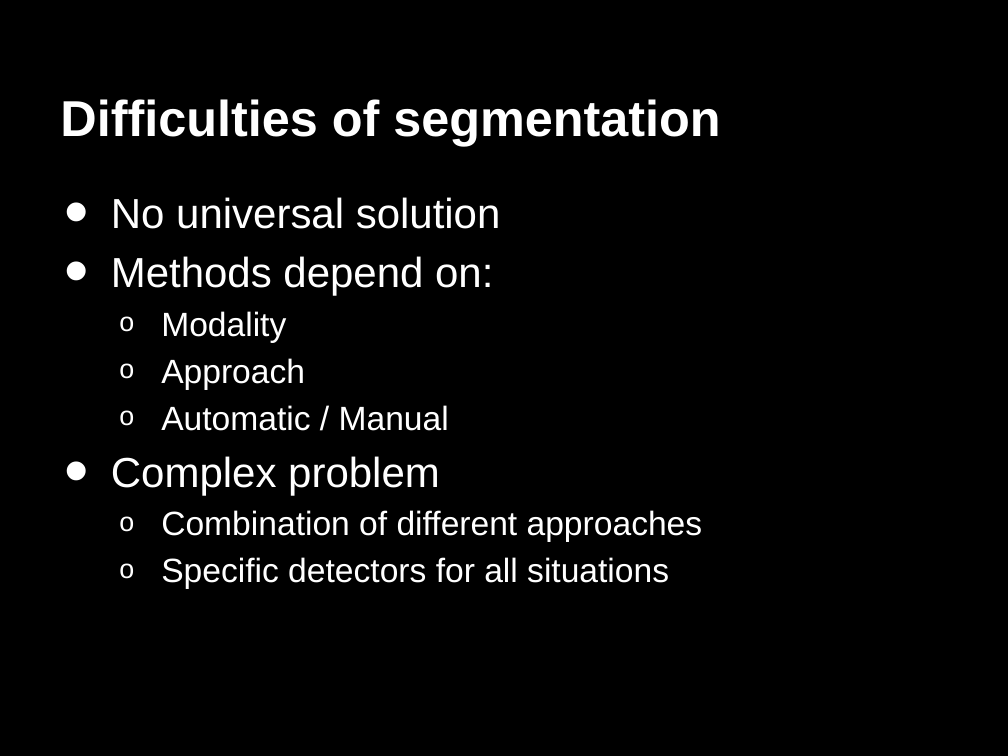
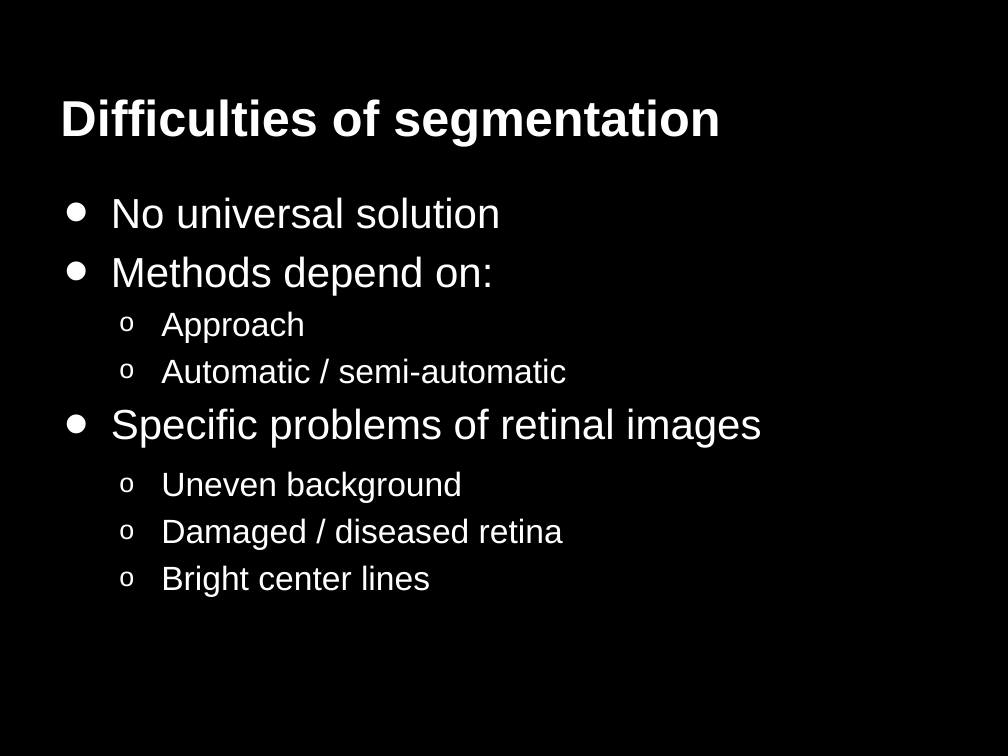
Before and after one commit to mutual-ai/vessel-segmentation-ssip2012, a slide deck: slide 3 of presentation/Vessel_presentation.odp. Drawn at 1008x756 pixels with LibreOffice and Linux fonts; fonts in the diff are those of the drawing. Boxes give left, top, right and bottom in pixels: in the first picture for what was removed or moved away, otherwise in the second. Text is boxed around its words. In the diff, an @@ line names an element or a change of style, - is before the commit and + after.

```diff
--- a/presentation/Vessel_presentation.odp
+++ b/presentation/Vessel_presentation.odp
@@ text at (161,311,286,343): paragraph removed @@
-  o Modality
@@ text at (111,358,761,597): text changed @@
-  o Automatic / Manual
-• Complex problem
-  o Combination of different approaches
-  o Specific detectors for all situations
+  o Automatic / semi-automatic
+• Specific problems of retinal images
+  o Uneven background
+  o Damaged / diseased retina
+  o Bright center lines
```
Also in this commit, not shown: 11 other slides changed, 3 slides added, 3 slides removed, 1 other file.
